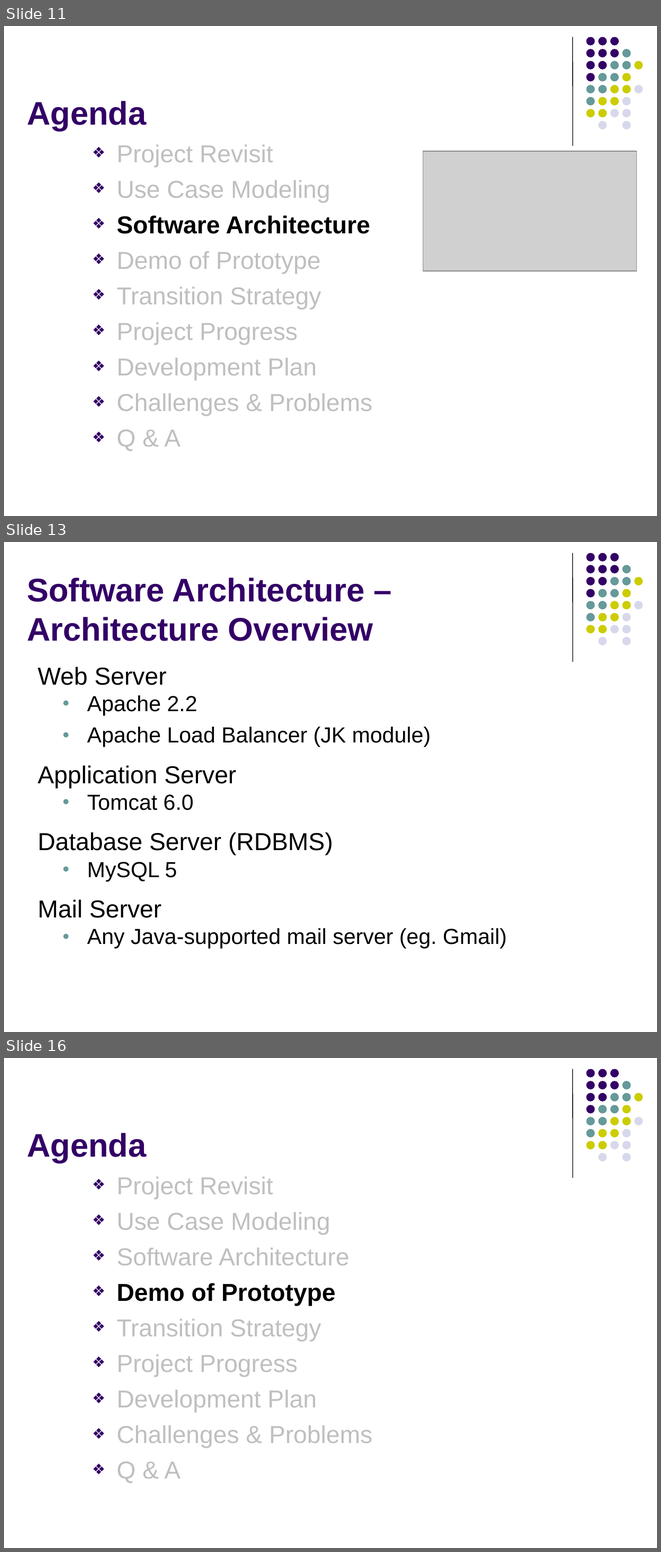
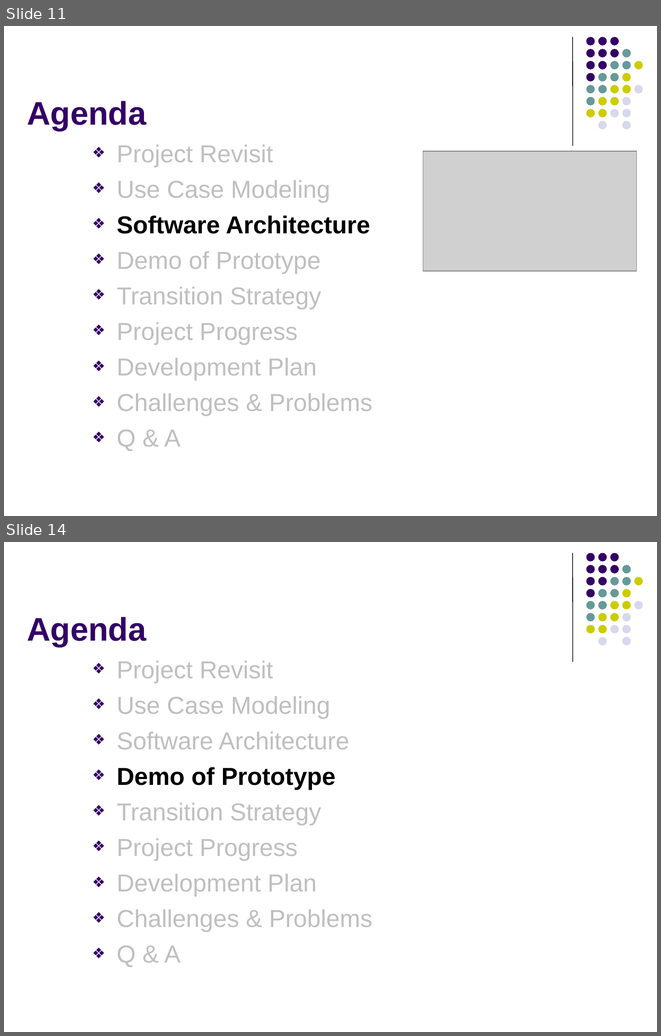
Before and after one commit to imireasa/mtech-se18-t08s, a slide deck: docs/W-9 Working Document/W-9.3 Presentation Slides/Phase 2/vms_presentation_2_v0.1.pptx. Shown one above the other, each under a label of ours: slides 11, 13 and 16 before the commit, slides 11 and 14 after it; the slides between them are not shown. The pictures are 661x1552 and 661x1036 pixels, drawn with LibreOffice and Linux fonts; fonts in the diff are those of the drawing; grey boxes stand for pictures. Boxes give left, top, right and bottom in pixels: in the first picture for what was removed or moved away, otherwise in the second. Text is boxed around its words. In the diff, an @@ line names an element or a change of style, - is before the commit and + after.

```diff
--- a/docs/W-9 Working Document/W-9.3 Presentation Slides/Phase 2/vms_presentation_2_v0.1.pptx
+++ b/docs/W-9 Working Document/W-9.3 Presentation Slides/Phase 2/vms_presentation_2_v0.1.pptx
@@ slide 13 removed at box(4, 542, 657, 1032), background #FFFFFF; not listed: 32 template elements that a slide beside it also shows @@
@@ title removed at box(27, 578, 373, 641) @@
-Software Architecture –Architecture Overview
@@ text removed at box(38, 667, 507, 949) @@
-Web Server
-  ● Apache 2.2
-  ● Apache Load Balancer (JK module)
-Application Server
-  ● Tomcat 6.0
-Database Server (RDBMS)
-  ● MySQL 5
-Mail Server
-  ● Any Java-supported mail server (eg. Gmail)
@@ what was slide 16 is now slide 14 @@
```
Also in this commit, not shown: 9 slides changed, 1 slide added, 7 other slides removed, 2 other files.
